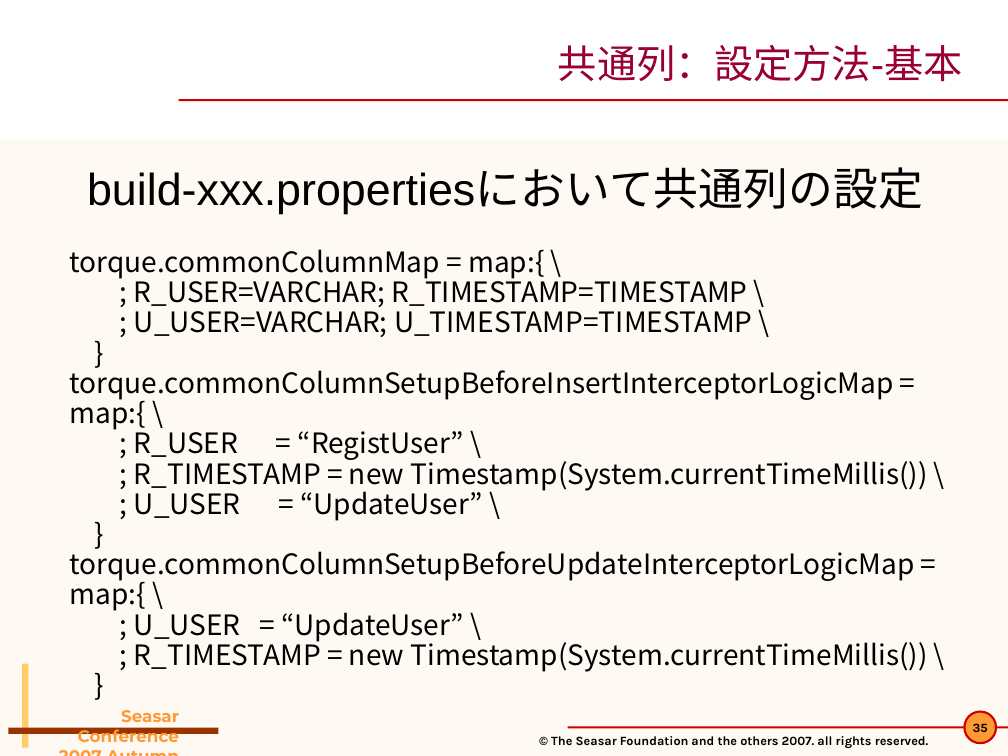
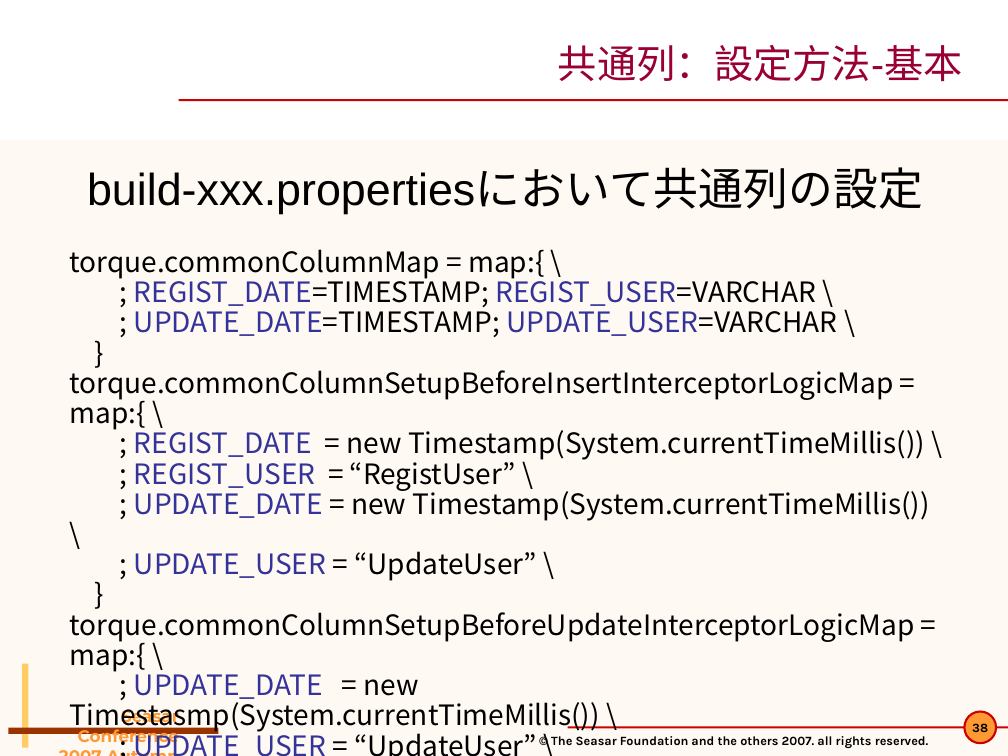
Before and after one commit to seasarorg/dbflute, a slide deck: slide 38 of dbflute/etc/doc/pres/sc2007a_2-DBFlute.ppt (slide 35 before the commit). Drawn at 1008x756 pixels with LibreOffice and Linux fonts; fonts in the diff are those of the drawing; background and template pictures are left out. Boxes give left, top, right and bottom in pixels: in the first picture for what was removed or moved away, otherwise in the second. Text is boxed around its words. In the diff, an @@ line names an element or a change of style, - is before the commit and + after.

```diff
--- a/dbflute/etc/doc/pres/sc2007a_2-DBFlute.ppt
+++ b/dbflute/etc/doc/pres/sc2007a_2-DBFlute.ppt
@@ text at [134,274,838,337]: text changed; text colour #000000 to #333399 @@
-; R_USER=VARCHAR; R_TIMESTAMP=TIMESTAMP \
-; U_USER=VARCHAR; U_TIMESTAMP=TIMESTAMP \
+; REGIST_DATE=TIMESTAMP; REGIST_USER=VARCHAR \
+; UPDATE_DATE=TIMESTAMP; UPDATE_USER=VARCHAR \
@@ text at [134,425,930,581]: text changed @@
-; R_USER = “RegistUser” \
-; R_TIMESTAMP = new Timestamp(System.currentTimeMillis()) \
-; U_USER = “UpdateUser” \
+; REGIST_DATE = new Timestamp(System.currentTimeMillis()) \
+; REGIST_USER = “RegistUser” \
+; UPDATE_DATE = new Timestamp(System.currentTimeMillis()) \
+; UPDATE_USER = “UpdateUser” \
@@ text at [70,667,600,733]: text changed @@
-; U_USER = “UpdateUser” \
-; R_TIMESTAMP = new Timestamp(System.currentTimeMillis()) \
+; UPDATE_DATE = new Timestasmp(System.currentTimeMillis()) \
+; UPDATE_USER = “UpdateUser” \
@@ page number at [972,723,988,732]: text changed @@
-35
+38
```
Also in this commit, not shown: 38 other slides changed, 6 slides added, 3 slides removed, 2 other files.
